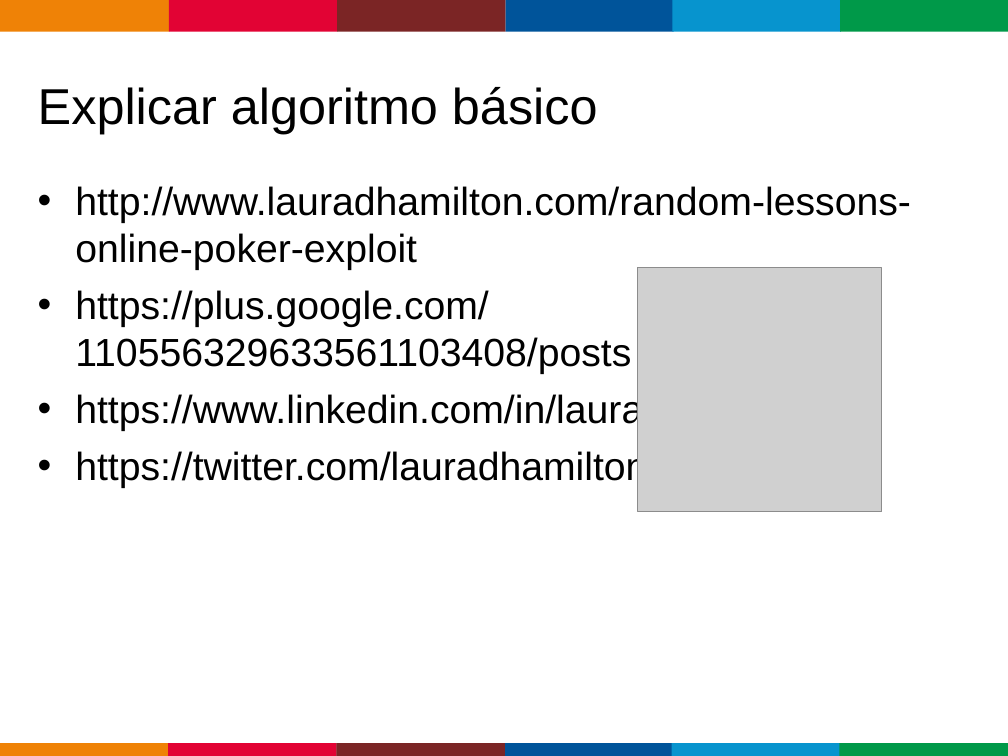
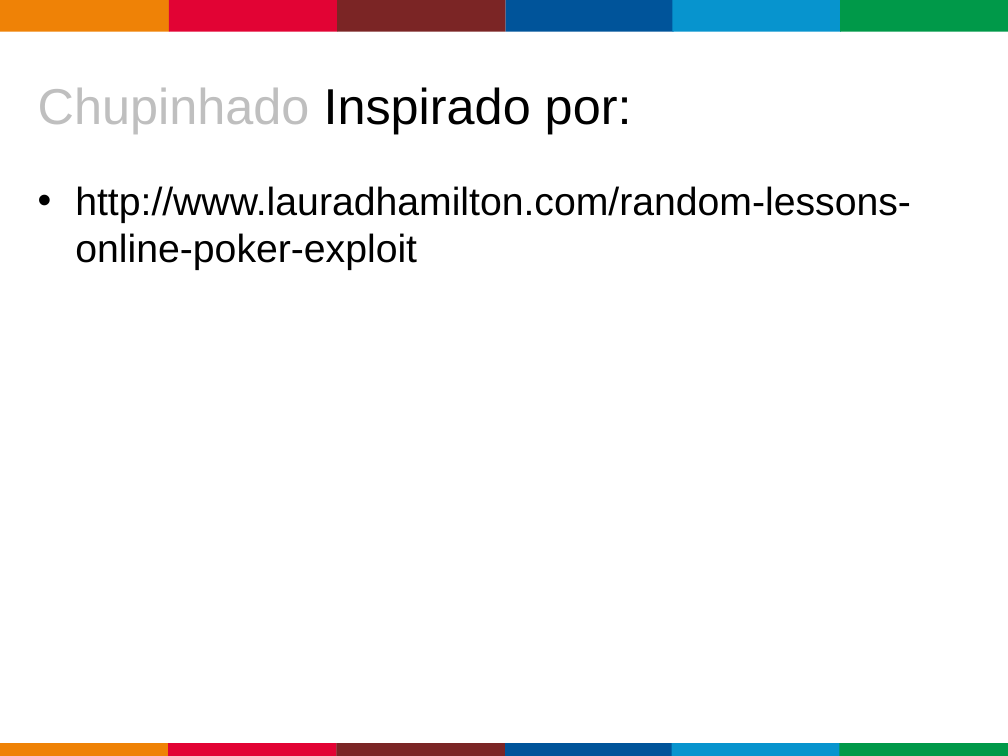
Before and after one commit to caloni/journal, a slide deck: slide 20 of Lectures/PoquerOnline/PoquerOnline.ppt (slide 9 before the commit). Drawn at 1008x756 pixels with LibreOffice and Linux fonts; fonts in the diff are those of the drawing; grey boxes stand for pictures; background and template pictures are left out. Boxes give left, top, right and bottom in pixels: in the first picture for what was removed or moved away, otherwise in the second. Text is boxed around its words. In the diff, an @@ line names an element or a change of style, - is before the commit and + after.

```diff
--- a/Lectures/PoquerOnline/PoquerOnline.ppt
+++ b/Lectures/PoquerOnline/PoquerOnline.ppt
@@ title at [38,87,632,134]: text changed @@
-Explicar algoritmo básico
+Chupinhado Inspirado por:
@@ picture removed at [638,268,882,512] @@
@@ text at [75,290,813,488]: paragraphs removed @@
-• https://plus.google.com/110556329633561103408/posts
-• https://www.linkedin.com/in/lauradhamilton
-• https://twitter.com/lauradhamilton
```
Also in this commit, not shown: 1 other slide changed, 21 slides added, 3 slides removed, 39 other files.
